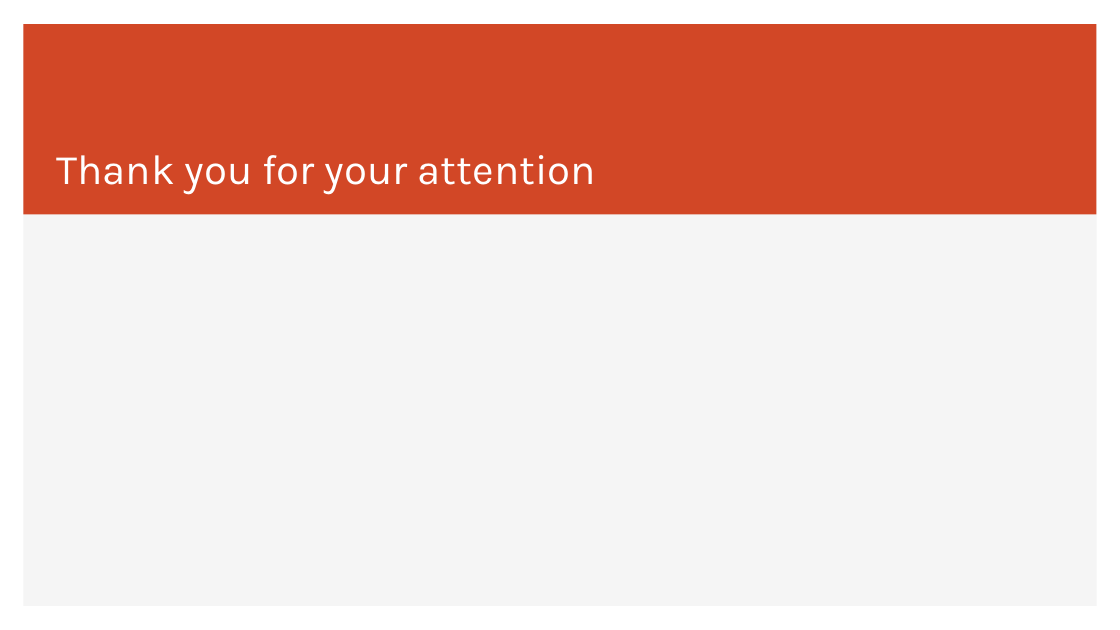
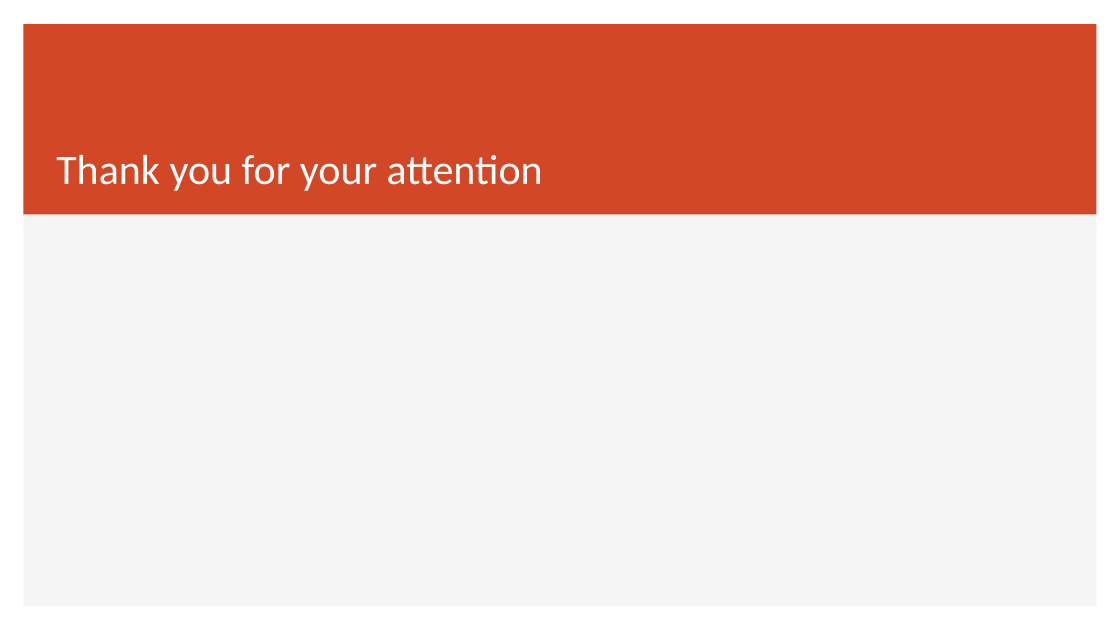
Before and after one commit to duonghung86/Kaggle-competition, a slide deck: slide 12 of Titanic 1.pptx (slide 7 before the commit). Drawn at 1120x630 pixels with LibreOffice and Linux fonts; fonts in the diff are those of the drawing. Boxes give left, top, right and bottom in pixels: in the first picture for what was removed or moved away, otherwise in the second. Text is boxed around its words. In the diff, an @@ line names an element or a change of style, - is before the commit and + after.

```diff
--- a/Titanic 1.pptx
+++ b/Titanic 1.pptx
@@ title "Thank you for your attention" at (x1=56, y1=155, x2=543, y2=191): font Karla to Calibri @@
```
Also in this commit, not shown: 5 other slides changed, 5 slides added.
